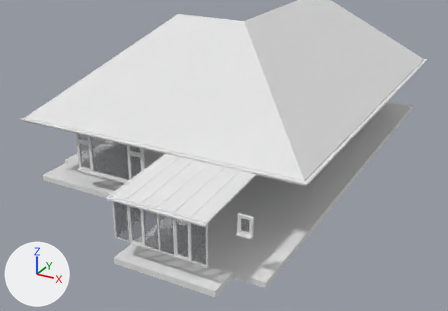
What one commit did to the glTF model na-project-portal/26-Projects/PS01__MustersRoad/30__TrueVision__AppContent/DesignPhase01__ConceptDesign__ExistingBuilding/PS01__TrueVision__MainBuildingModel__ExistingRoofs__MeshModel__.glb.
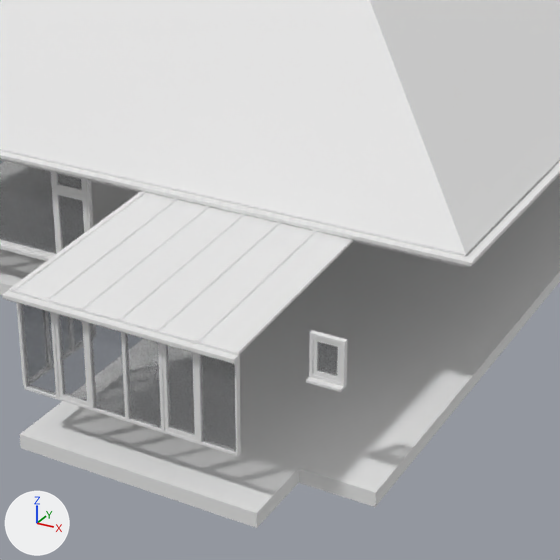
Old and new are each drawn whole from a camera (50 mm lens) standing at (25.75, -4.82, 10.0) and looking at (15.1, 14.53, 0.33) and again close up on the part from 23% to 77% of the width and 23% to 100% of the height. The lights are fixed; the arrows at lower left show +X, +Y and +Z. The first two pictures are the older version. Vertices at exactly the same position are counted once.

Objects in the first close-up: '13__ExistingBuilding__Roofs::Default', '13__ExistingBuilding__Roofs::MAT101__Glass__ClearDefault'.
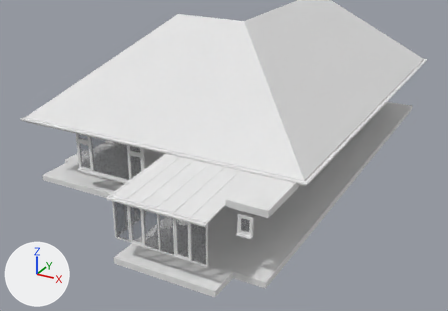
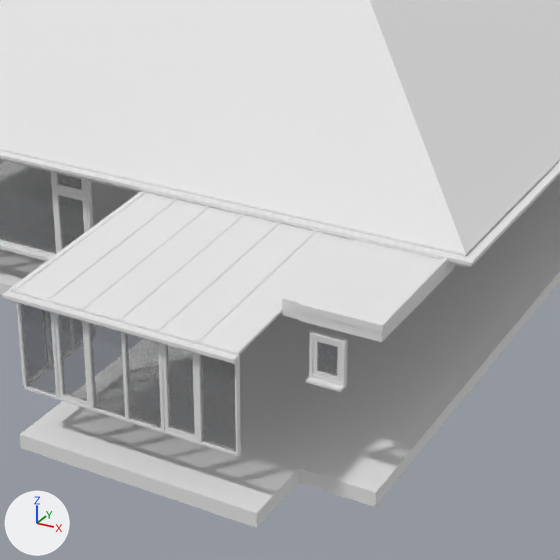
What differs and where, as boxes (x1, y1, x2, y2) in the close-ups (560 x 560 px):
part 1 of me_mesh_1_13__existingbuilding__roofs__default, added: after (282, 239, 455, 342)

What changed in the scene script:
```text
Change me_mesh_1_13__existingbuilding__roofs__default:
    used by ob_13__existingbuilding__roofs__default; location = (0.0, 0.0, 0.0)
    remove me_mesh_1_13__existingbuilding__roofs__default.from_pydata(...)  # 877 vertices, 1766 faces; spans x 9.6..20.4, y 6.8..24.7, z 0.0..5.8
    add me_mesh_1_13__existingbuilding__roofs__default.from_pydata(...)  # 909 vertices, 1824 faces; spans x 9.6..20.4, y 6.8..24.7, z 0.0..5.8
    me_mesh_1_13__existingbuilding__roofs__default part 1: a new loose piece of 32 vertices spanning x 18.8..20.1, y 7.9..10.0, z 2.2..2.4, in mat_default (white #e7e7e7)
```
